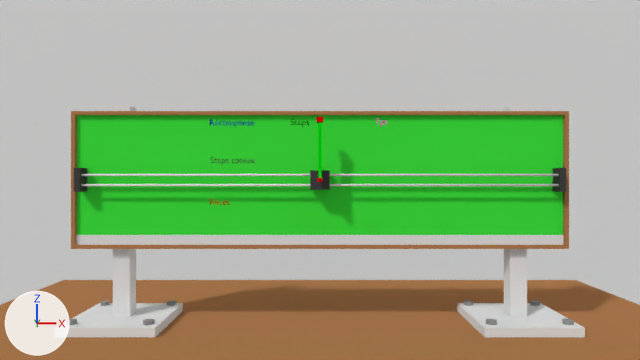
A saved change to the Blender file redressement/redressement/redressement.blend.
Before and after are seen from the file's camera 'Camera'. Every picture has the same lights, and +X, +Y and +Z are marked at lower left.
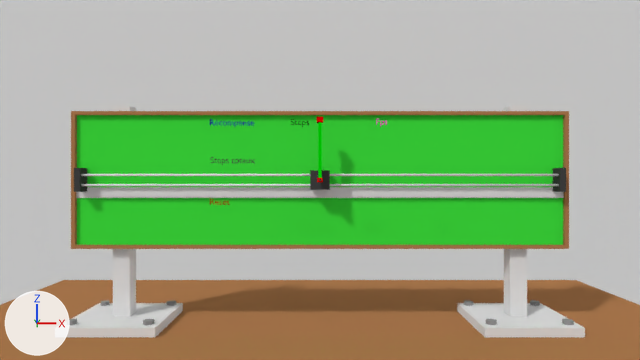
Edits to the bpy script that builds the scene:
```text
Change ob_plane_001:
    ob_plane_001.location: (0.0, 1.21, -2.55) -> (0.0, 1.21, -0.54)
```

What differs and where, as boxes (x1, y1, x2, y2) in the pictures (640 x 360 px):
'Plane.001', moved
    before: (76, 235, 564, 245)
    after: (76, 187, 564, 198)
